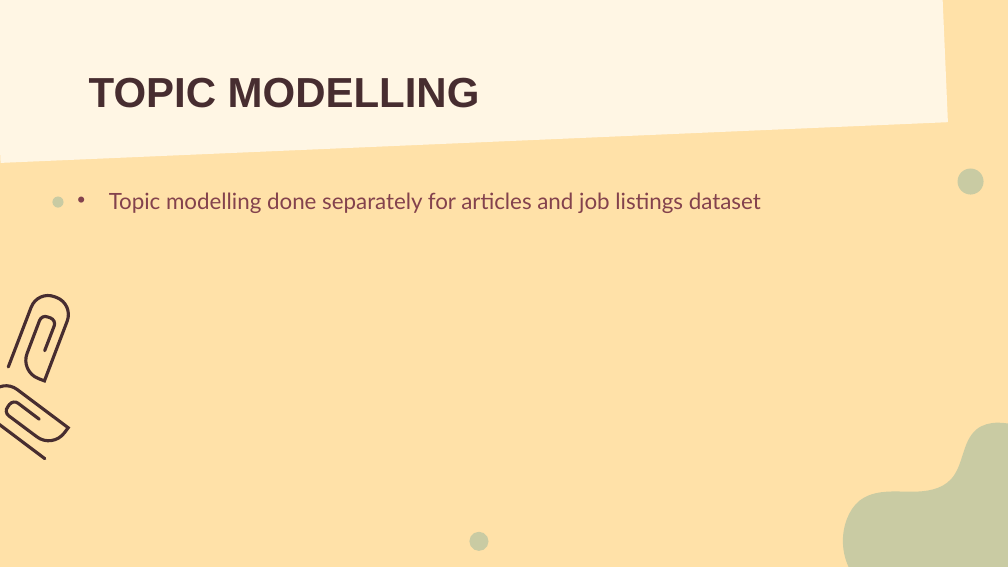
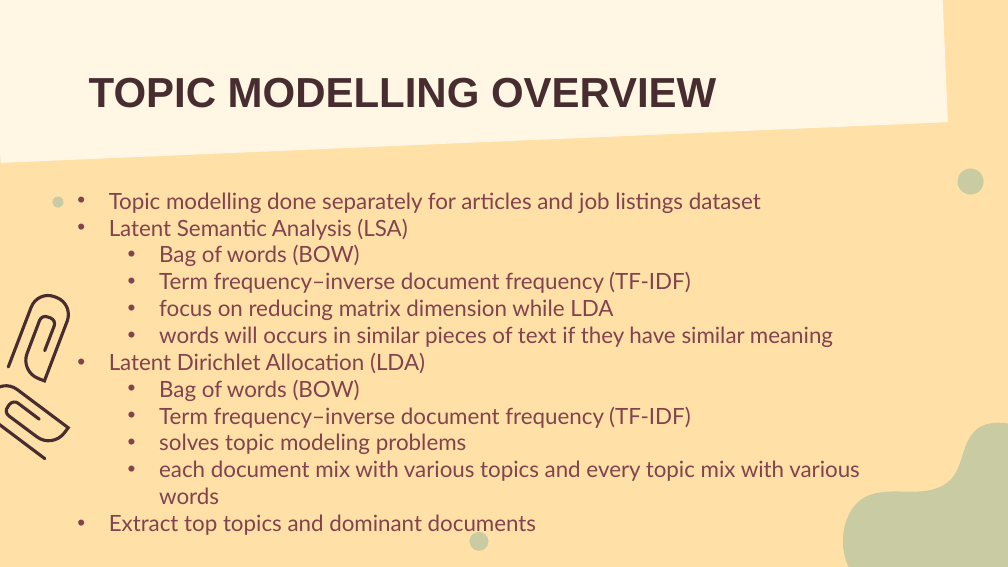
Before and after one commit to LiyanaRoslie/ds-keywords, a slide deck: slide 29 of Capstone_presentation_v1.1.pptx (slide 27 before the commit). Drawn at 1008x567 pixels with LibreOffice and Linux fonts; fonts in the diff are those of the drawing. Boxes give left, top, right and bottom in pixels: in the first picture for what was removed or moved away, otherwise in the second. Text is boxed around its words. In the diff, an @@ line names an element or a change of style, - is before the commit and + after.

```diff
--- a/Capstone_presentation_v1.1.pptx
+++ b/Capstone_presentation_v1.1.pptx
@@ title at box(89, 77, 716, 108): text changed @@
-TOPIC MODELLING
+TOPIC MODELLING OVERVIEW
@@ subtitle at box(109, 219, 860, 536): paragraphs added @@
+• Latent Semantic Analysis (LSA)
+  • Bag of words (BOW)
+  • Term frequency–inverse document frequency (TF-IDF)
+  • focus on reducing matrix dimension while LDA
+  • words will occurs in similar pieces of text if they have similar meaning
+• Latent Dirichlet Allocation (LDA)
+  • Bag of words (BOW)
+  • Term frequency–inverse document frequency (TF-IDF)
+  • solves topic modeling problems
+  • each document mix with various topics and every topic mix with various words
+• Extract top topics and dominant documents
```
Also in this commit, not shown: 2 other slides changed, 3 slides added.
